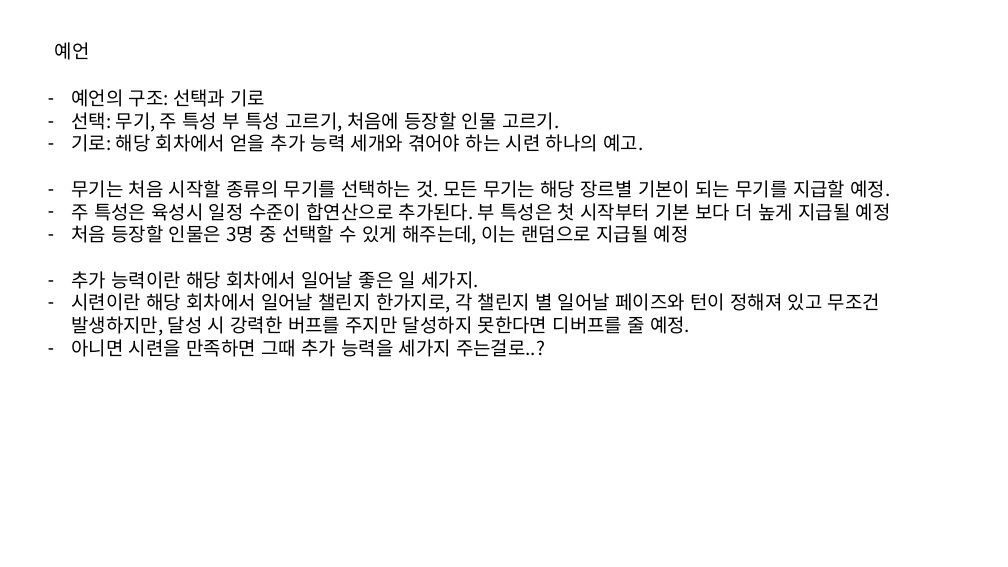
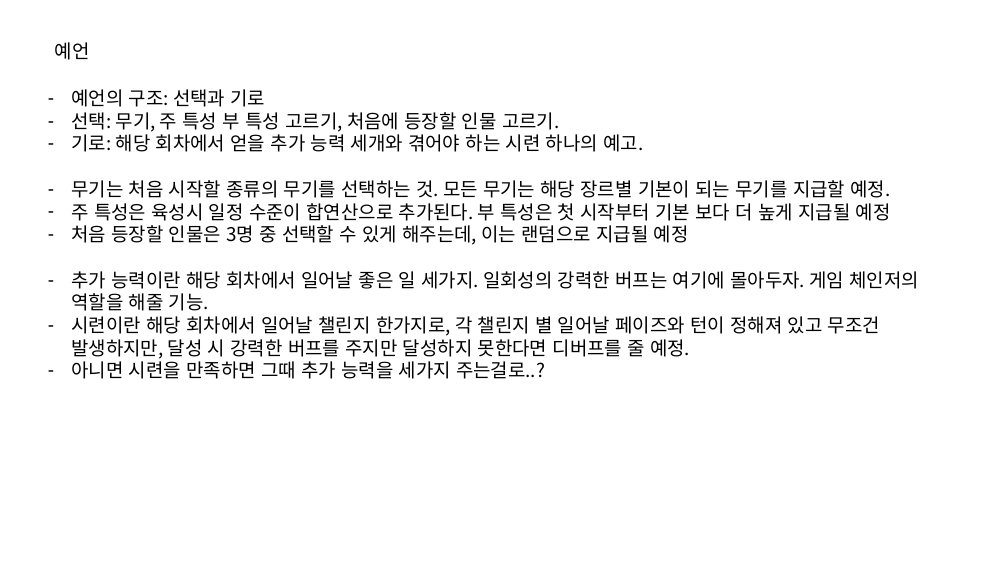
Before and after one commit to IdfKLeh/capstone, a slide deck: slide 2 of 이벤트.pptx. Drawn at 1008x567 pixels with LibreOffice and Linux fonts; fonts in the diff are those of the drawing. Boxes give left, top, right and bottom in pixels: in the first picture for what was removed or moved away, otherwise in the second. Text is boxed around its words. In the diff, an @@ line names an element or a change of style, - is before the commit and + after.

```diff
--- a/이벤트.pptx
+++ b/이벤트.pptx
@@ text at [71,271,919,311]: text changed @@
-– 추가 능력이란 해당 회차에서 일어날 좋은 일 세가지.
+– 추가 능력이란 해당 회차에서 일어날 좋은 일 세가지. 일회성의 강력한 버프는 여기에 몰아두자. 게임 체인저의 역할을 해줄 기능.
```
Also in this commit, not shown: 3 other slides changed, 4 other files.
